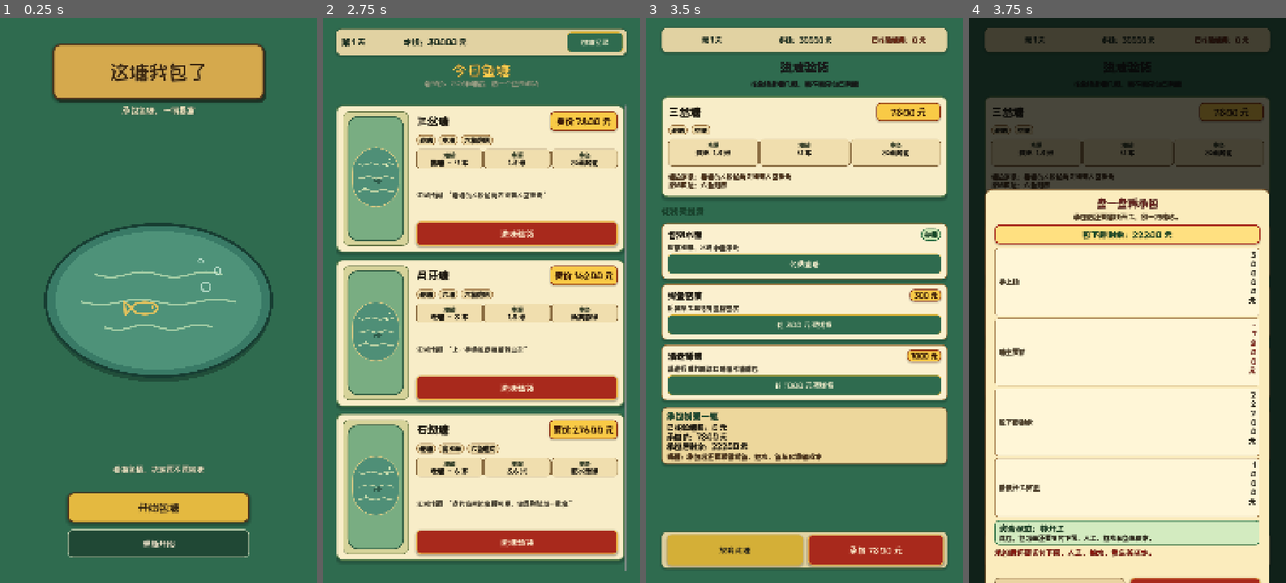
Above: before the commit, frames 1-4 (left to right).
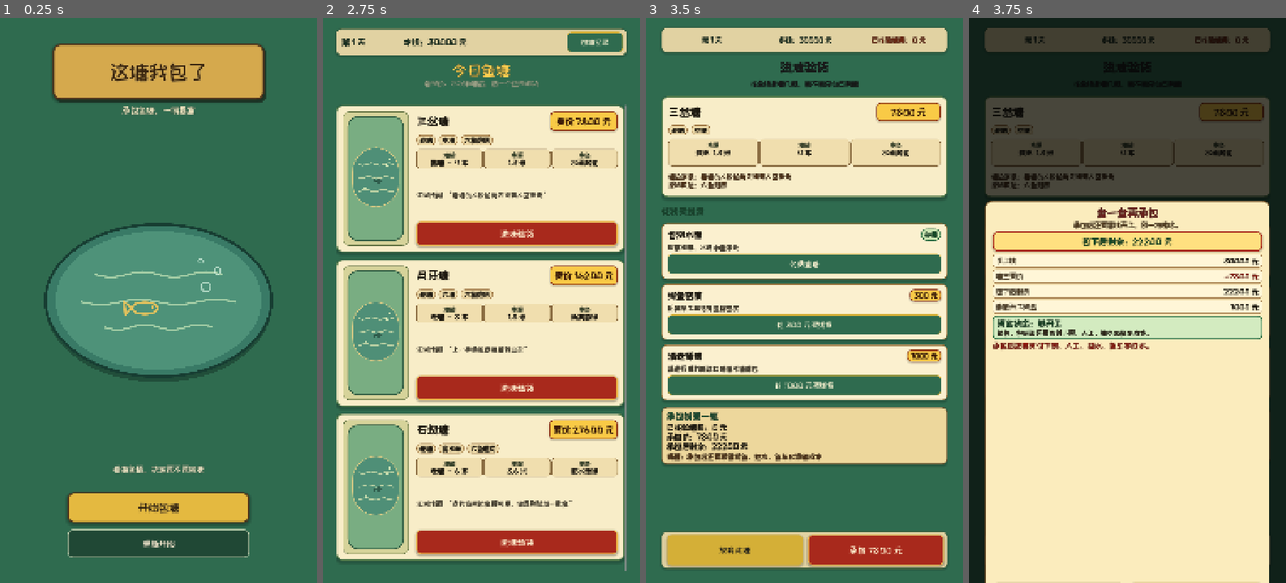
Above: after the commit, the same moments.

Repository: shawnlee6701/fishpond
Game: Godot game, scene res://scenes/Main.tscn
Two runs of this game, one before a commit and one after it. Both use one fixed random seed, a clock stepped at 60 frames per second and the inputs below.
Inputs:
- Up to frame 1 (0.25 s): no input
- Up to frame 2 (2.75 s): click "开始包塘" at 0.5 s; click "包塘记录" at 1.25 s; click "去看今日鱼塘" at 2 s
- Up to frame 3 (3.5 s): click "进塘验货" at 2.75 s
- Up to frame 4 (3.75 s): click "承包 7800 元" at 3.5 s

Frames 1-3 are identical in both runs. In frame 4, 42% of the frame differs, in the area x 4-95%, y 30-100%.

Commit message:
Fix contract dialog bill layout

Diff:
--- a/scripts/pond_detail.gd
+++ b/scripts/pond_detail.gd
@@ -322,7 +322,7 @@
 	confirm_dialog_mode = "commit"
 	confirm_dialog_submitting = false
 	_populate_contract_bill(preview)
-	_show_confirm_dialog(760)
+	_show_confirm_dialog(680)
 
 
 func _create_confirm_dialog() -> void:
@@ -338,7 +338,7 @@
 
 	confirm_content = VBoxContainer.new()
 	confirm_content.name = "DialogContent"
-	confirm_content.add_theme_constant_override("separation", 14)
+	confirm_content.add_theme_constant_override("separation", 10)
 	confirm_dialog.add_child(confirm_content)
 
 	confirm_title_label = Label.new()
@@ -376,12 +376,12 @@
 	var body_content := VBoxContainer.new()
 	body_content.name = "DialogBody"
 	body_content.size_flags_horizontal = Control.SIZE_EXPAND_FILL
-	body_content.add_theme_constant_override("separation", 12)
+	body_content.add_theme_constant_override("separation", 8)
 	body_scroll.add_child(body_content)
 
 	confirm_bill_rows = VBoxContainer.new()
 	confirm_bill_rows.name = "BillRows"
-	confirm_bill_rows.add_theme_constant_override("separation", 8)
+	confirm_bill_rows.add_theme_constant_override("separation", 6)
 	body_content.add_child(confirm_bill_rows)
 
 	confirm_current_money_value = _add_contract_bill_row("CurrentMoneyRow", "手上钱")
@@ -455,7 +455,7 @@
 	var row := PanelContainer.new()
 	row.name = row_name
 	row.theme_type_variation = &"ContractBillRowPanel"
-	row.custom_minimum_size = Vector2(0, 56)
+	row.custom_minimum_size = Vector2(0, 46)
 	confirm_bill_rows.add_child(row)
 
 	var row_content := HBoxContainer.new()
@@ -474,9 +474,11 @@
 	var value_label := Label.new()
 	value_label.name = "Value"
 	value_label.theme_type_variation = &"ContractBillNegativeValueLabel" if is_negative else &"ContractBillValueLabel"
+	value_label.custom_minimum_size = Vector2(260, 0)
+	value_label.size_flags_horizontal = Control.SIZE_SHRINK_END
 	value_label.horizontal_alignment = HORIZONTAL_ALIGNMENT_RIGHT
 	value_label.vertical_alignment = VERTICAL_ALIGNMENT_CENTER
-	value_label.autowrap_mode = TextServer.AUTOWRAP_WORD_SMART
+	value_label.autowrap_mode = TextServer.AUTOWRAP_OFF
 	row_content.add_child(value_label)
 	return value_label
 
--- a/themes/UI_Theme.tres
+++ b/themes/UI_Theme.tres
@@ -530,10 +530,10 @@
 shadow_offset = Vector2(0, 4)
 
 [sub_resource type="StyleBoxFlat" id="StyleBoxFlat_contract_dialog_card"]
-content_margin_left = 34.0
-content_margin_top = 30.0
-content_margin_right = 34.0
-content_margin_bottom = 30.0
+content_margin_left = 26.0
+content_margin_top = 22.0
+content_margin_right = 26.0
+content_margin_bottom = 22.0
 bg_color = Color(0.984314, 0.92549, 0.741176, 1)
 border_width_left = 4
 border_width_top = 4
@@ -568,10 +568,10 @@
 shadow_offset = Vector2(0, 3)
 
 [sub_resource type="StyleBoxFlat" id="StyleBoxFlat_contract_bill_row"]
-content_margin_left = 14.0
-content_margin_top = 8.0
-content_margin_right = 14.0
-content_margin_bottom = 8.0
+content_margin_left = 12.0
+content_margin_top = 6.0
+content_margin_right = 12.0
+content_margin_bottom = 6.0
 bg_color = Color(1, 0.968627, 0.85098, 0.92)
 border_width_left = 1
 border_width_top = 1
@@ -585,9 +585,9 @@
 
 [sub_resource type="StyleBoxFlat" id="StyleBoxFlat_contract_status_ok"]
 content_margin_left = 16.0
-content_margin_top = 12.0
+content_margin_top = 10.0
 content_margin_right = 16.0
-content_margin_bottom = 12.0
+content_margin_bottom = 10.0
 bg_color = Color(0.827451, 0.921569, 0.752941, 1)
 border_width_left = 3
 border_width_top = 3
@@ -601,9 +601,9 @@
 
 [sub_resource type="StyleBoxFlat" id="StyleBoxFlat_contract_status_bad"]
 content_margin_left = 16.0
-content_margin_top = 12.0
+content_margin_top = 10.0
 content_margin_right = 16.0
-content_margin_bottom = 12.0
+content_margin_bottom = 10.0
 bg_color = Color(0.960784, 0.796078, 0.67451, 1)
 border_width_left = 3
 border_width_top = 3
--- a/tools/ui_flow_smoke_test.gd
+++ b/tools/ui_flow_smoke_test.gd
@@ -135,13 +135,17 @@
 	var pond_price_value := contract_modal.get_node("DialogCard/DialogContent/DialogBodyScroll/DialogBody/BillRows/PondPriceRow/RowContent/Value") as Label
 	var remaining_value := contract_modal.get_node("DialogCard/DialogContent/DialogBodyScroll/DialogBody/BillRows/RemainingAfterContractRow/RowContent/Value") as Label
 	var status_title := contract_modal.get_node("DialogCard/DialogContent/DialogBodyScroll/DialogBody/StatusBox/StatusContent/StatusTitleLabel") as Label
+	var bill_rows := contract_modal.get_node("DialogCard/DialogContent/DialogBodyScroll/DialogBody/BillRows") as VBoxContainer
 	_check(balance_highlight.text.contains("%d 元" % remaining_after_contract), "承包账单高亮显示包下后剩余且来自当前现金减承包价")
 	_check(inspection_spent_value.text.contains("1300 元") and inspection_spent_value.text.contains("不退"), "承包账单显示已花验塘费且标明不退")
 	_check(pond_price_value.text == "-%d 元" % pond_price, "承包账单将塘主要价显示为负数扣款")
 	_check(remaining_value.text == "%d 元" % remaining_after_contract, "承包账单行显示正确包下后剩余")
+	_check(pond_price_value.autowrap_mode == TextServer.AUTOWRAP_OFF and pond_price_value.custom_minimum_size.x >= 240.0 and pond_price_value.size.y <= 60.0, "承包账单右侧金额横排显示且不会逐字换行")
+	_check(bill_rows.get_child(0).size.y <= 60.0 and bill_rows.get_child(1).size.y <= 60.0 and bill_rows.get_child(2).size.y <= 60.0, "承包账单行高度不会被金额撑大")
 	_check(status_title.text == "资金状态：够开工", "承包账单显示系统资金状态")
 	var contract_card := contract_modal.get_node("DialogCard") as PanelContainer
 	var contract_button_row := contract_modal.get_node("DialogCard/DialogContent/ButtonRow") as HBoxContainer
+	_check(contract_button_row.position.y + contract_button_row.size.y <= contract_card.size.y, "承包账单底部按钮保持在弹窗卡片内")
 	for viewport_size in [Vector2i(540, 960), Vector2i(720, 1280), Vector2i(1080, 1920)]:
 		pond_detail.size = Vector2(1080, 1920)
 		pond_detail.call("_on_viewport_size_changed")
